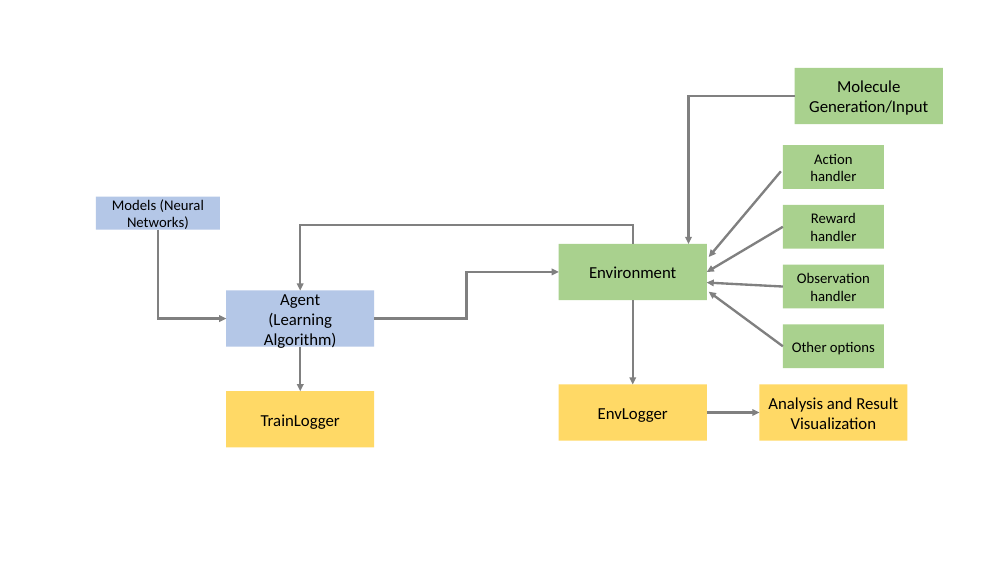
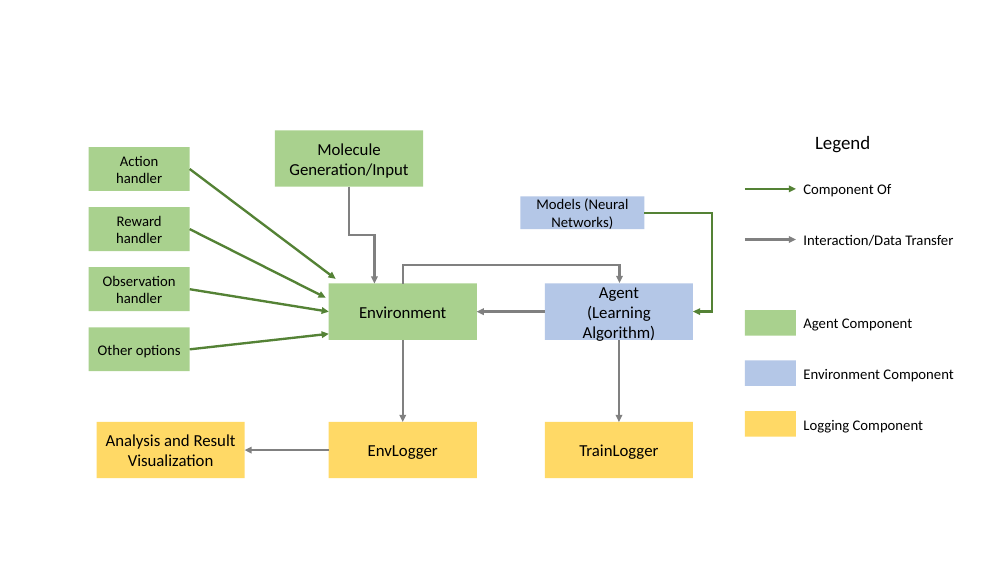
Before and after one commit to runxuanjiang/torsionnet_mloss_paper, a slide deck: slide 1 of fig1.pptx. Drawn at 1008x567 pixels with LibreOffice and Linux fonts; fonts in the diff are those of the drawing. Boxes give left, top, right and bottom in pixels: in the first picture for what was removed or moved away, otherwise in the second. Text is boxed around its words. In the diff, an @@ line names an element or a change of style, - is before the commit and + after.

```diff
--- a/fig1.pptx
+++ b/fig1.pptx
@@ elbow arrow removed from (795, 96) to (689, 244) @@
@@ rectangle "Action handler": place and size @@
-rectangle "Action handler" at (783,145,885,189)
+rectangle "Action handler" at (88,147,190,191)
@@ rectangle "Molecule Generation/Input": place and size @@
-rectangle "Molecule Generation/Input" at (795,68,943,124)
+rectangle "Molecule Generation/Input" at (275,130,423,186)
@@ arrow added from (190, 169) to (336, 279), #548235 2.25 pt @@
@@ arrow removed from (781, 172) to (709, 257) @@
@@ rectangle "Reward handler": place and size @@
-rectangle "Reward handler" at (783,205,885,249)
+rectangle "Reward handler" at (88,207,190,251)
@@ elbow arrow added from (349, 187) to (374, 284), #808080 2.25 pt @@
@@ rectangle "Models (Neural Networks)": place and size @@
-rectangle "Models (Neural Networks)" at (96,197,220,229)
+rectangle "Models (Neural Networks)" at (520,197,644,229)
@@ elbow arrow removed from (158, 230) to (226, 318) @@
@@ arrow added from (190, 229) to (326, 298), #548235 2.25 pt @@
@@ elbow arrow removed from (633, 244) to (300, 290) @@
@@ elbow arrow added from (645, 212) to (693, 312), #548235 2.25 pt @@
@@ rectangle "Observation handler": place and size @@
-rectangle "Observation handler" at (783,265,885,309)
+rectangle "Observation handler" at (88,268,190,312)
@@ elbow arrow moved from (374, 318) - (559, 272) to (403, 284) - (619, 283) @@
@@ arrow moved from (783, 227) - (707, 272) to (745, 240) - (796, 240) @@
@@ arrow added from (190, 290) to (329, 312), #548235 2.25 pt @@
@@ rectangle "Environment": place and size @@
-rectangle "Environment" at (559,244,707,300)
+rectangle "Environment" at (329,284,477,340)
@@ rectangle "Agent": place and size @@
-rectangle "Agent" at (226,290,374,346)
+rectangle "Agent" at (545,284,693,340)
@@ arrow removed from (783, 346) to (709, 292) @@
@@ rectangle "Other options": place and size @@
-rectangle "Other options" at (783,324,885,368)
+rectangle "Other options" at (88,327,190,371)
@@ arrow added from (545, 312) to (477, 312), #808080 2.25 pt @@
@@ arrow added from (190, 349) to (329, 334), #548235 2.25 pt @@
@@ arrow moved from (300, 347) - (300, 391) to (403, 340) - (403, 422) @@
@@ arrow moved from (633, 300) - (633, 384) to (619, 340) - (619, 422) @@
@@ arrow removed from (707, 413) to (759, 413) @@
@@ group added at (724,113,962,458): 6 texts, 4 rectangles, 1 arrow @@
+Legend
+Component Of
+Interaction/Data Transfer
+Agent Component
+Environment Component
+Logging Component
@@ rectangle "Analysis and Result Visualization": place and size @@
-rectangle "Analysis and Result Visualization" at (759,384,907,440)
+rectangle "Analysis and Result Visualization" at (97,422,245,478)
@@ rectangle "EnvLogger": place and size @@
-rectangle "EnvLogger" at (559,384,707,440)
+rectangle "EnvLogger" at (329,422,477,478)
@@ rectangle "TrainLogger": place and size @@
-rectangle "TrainLogger" at (226,391,374,447)
+rectangle "TrainLogger" at (545,422,693,478)
@@ arrow moved from (783, 287) - (707, 283) to (329, 450) - (245, 450) @@
```
Also in this commit, not shown: 4 other files.
